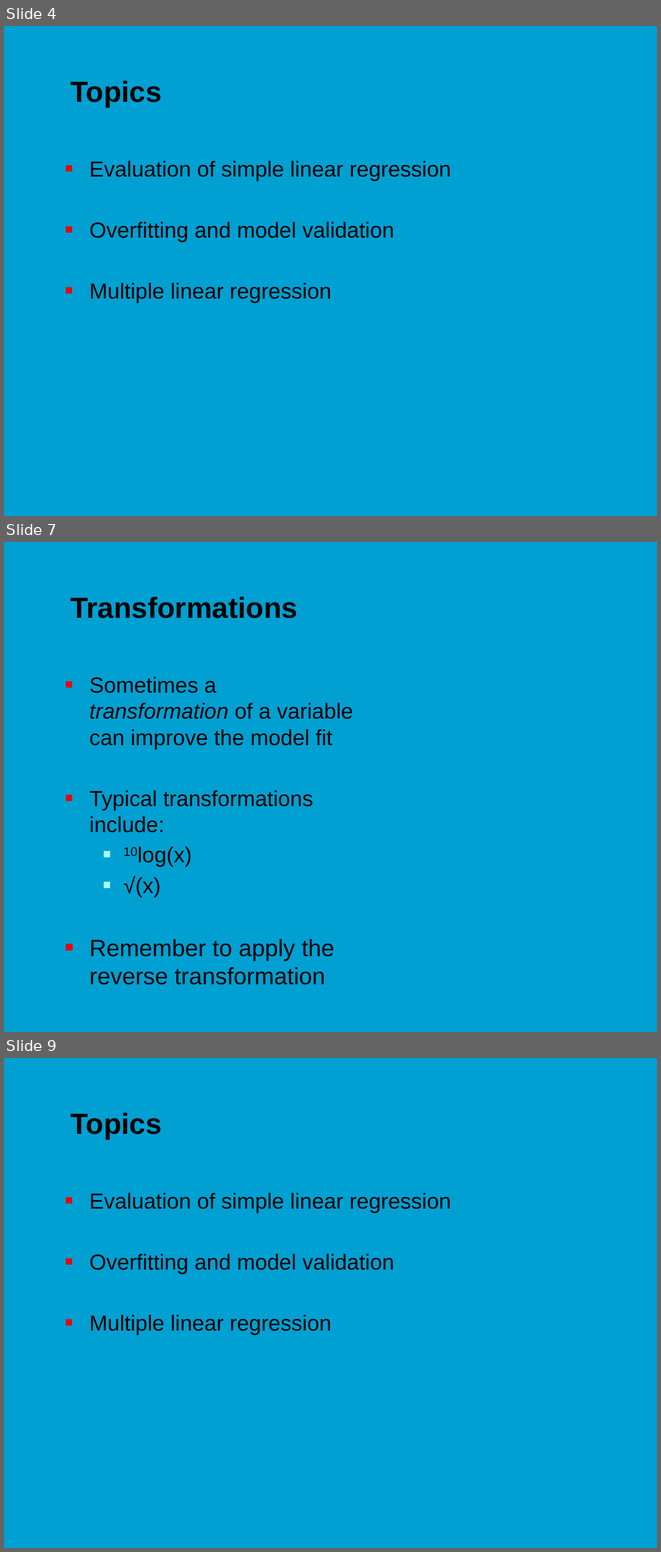
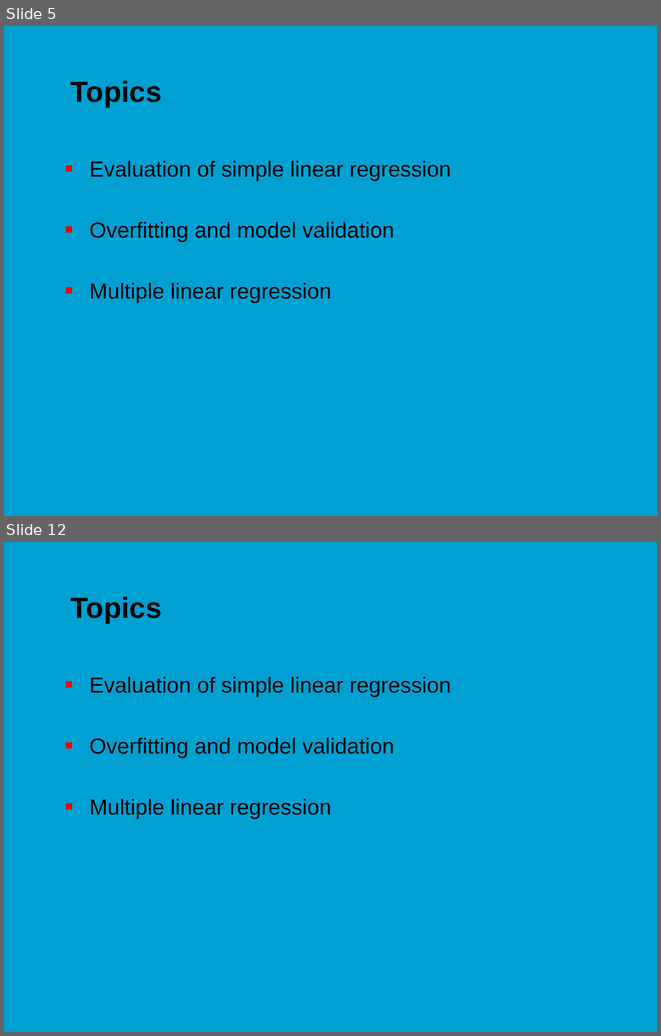
Before and after one commit to jonasmoons/data-driven-learning, a slide deck: slides/ddl-w5l2.pptx. Shown one above the other, each under a label of ours: slides 4, 7 and 9 before the commit, slides 5 and 12 after it; the slides between them are not shown. The pictures are 661x1552 and 661x1036 pixels, drawn with LibreOffice and Linux fonts; fonts in the diff are those of the drawing; background and template pictures are left out. Boxes give left, top, right and bottom in pixels: in the first picture for what was removed or moved away, otherwise in the second. Text is boxed around its words. In the diff, an @@ line names an element or a change of style, - is before the commit and + after.

```diff
--- a/slides/ddl-w5l2.pptx
+++ b/slides/ddl-w5l2.pptx
@@ slide 7 removed at (x1=4, y1=542, x2=657, y2=1032), background picture (left out) @@
@@ title removed at (x1=70, y1=597, x2=298, y2=618) @@
-Transformations
@@ text removed at (x1=89, y1=677, x2=353, y2=985) @@
-■ Sometimes a transformation of a variable can improve the model fit
-■ Typical transformations include:
-  ■ 10log(x)
-  ■ √(x)
-■ Remember to apply the reverse transformation
@@ what was slide 4 is now slide 5 @@
@@ what was slide 9 is now slide 12 @@
```
Also in this commit, not shown: 3 slides changed, 11 slides added, 5 other slides removed, 7 other files.
